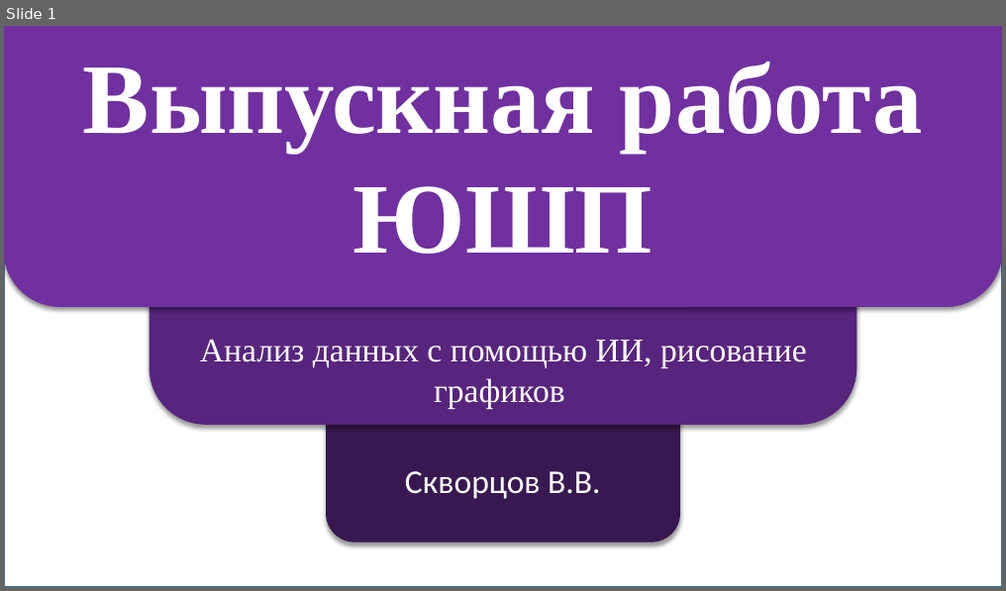
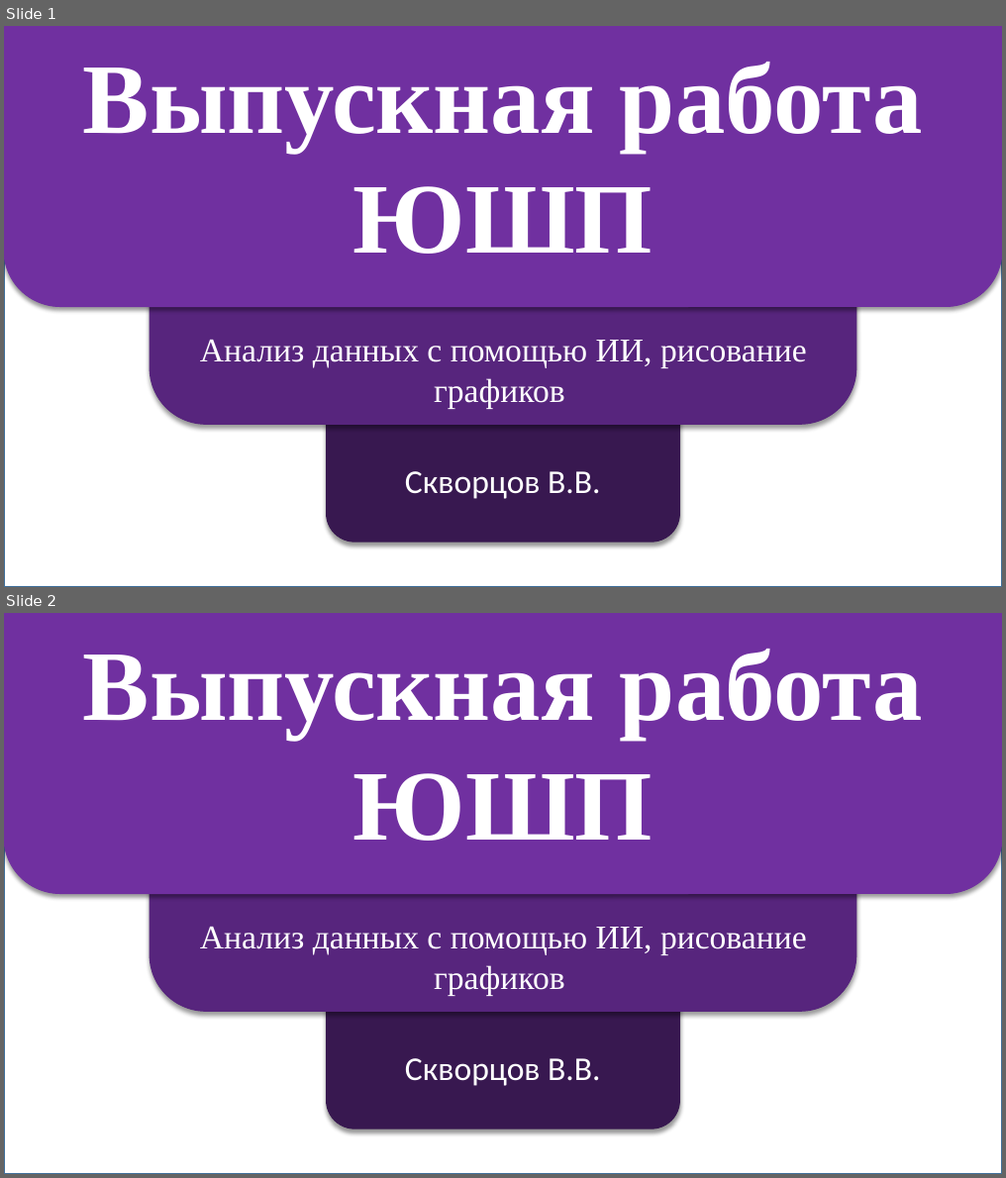
Before and after one commit to What-is-love-bdnhm/analyze_tg, a slide deck: выпускная работа СкворцовВВ ЮШП.pptx. Shown one above the other, each under a label of ours: slide 1 before the commit, slides 1 and 2 after it. The pictures are 1006x591 and 1006x1178 pixels, drawn with LibreOffice and Linux fonts; fonts in the diff are those of the drawing. Boxes give left, top, right and bottom in pixels: in the first picture for what was removed or moved away, otherwise in the second. Text is boxed around its words. In the diff, an @@ line names an element or a change of style, - is before the commit and + after.

```diff
--- a/выпускная работа СкворцовВВ ЮШП.pptx
+++ b/выпускная работа СкворцовВВ ЮШП.pptx
@@ slide 2 added at (x1=4, y1=613, x2=1002, y2=1174), background #FFFFFF @@
@@ rectangle added at (x1=4, y1=613, x2=1002, y2=1174), fill #FFFFFF, outline #43739E 1 pt @@
@@ rounded rectangle added at (x1=4, y1=613, x2=1002, y2=894), fill #7030A0, outline #7030A0 1 pt, 96 pt, text #FFFFFF, bold @@
+Выпускная работа ЮШП
@@ rounded rectangle added at (x1=150, y1=673, x2=856, y2=1011), fill #57257D, outline #57257D 1 pt, 32 pt, text #FFFFFF @@
+Анализ данных с помощью ИИ, рисование графиков
@@ rounded rectangle added at (x1=327, y1=959, x2=680, y2=1130), fill #381850, outline #381850 1 pt, 32 pt, text #FFFFFF @@
+Скворцов В.В.
```
Also in this commit, not shown: 1 slide changed, 5 other slides added, 1 other file.
